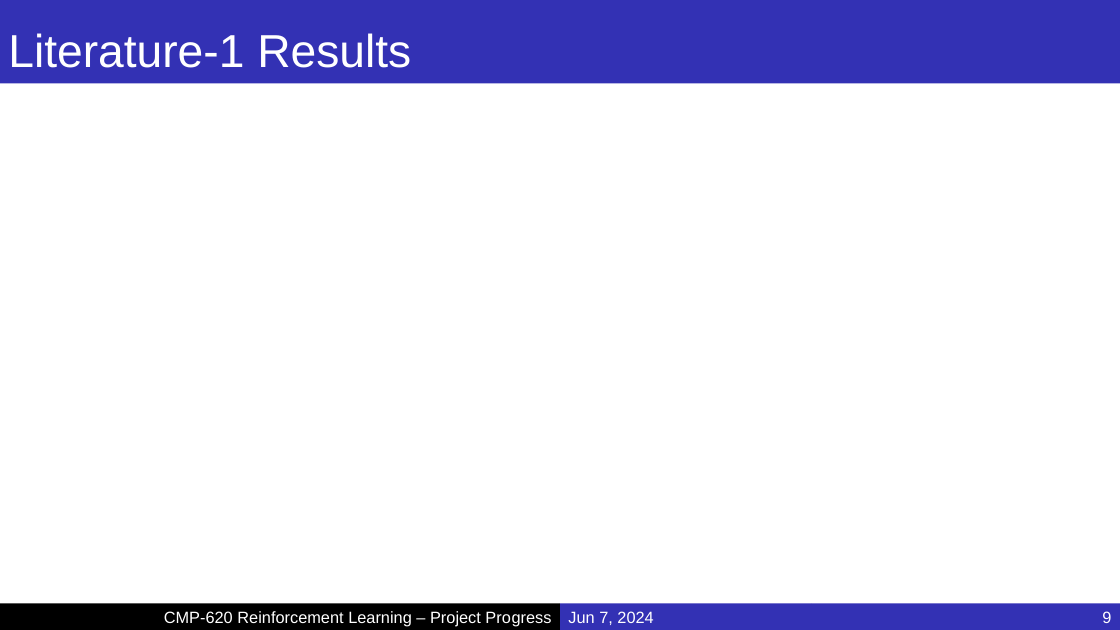
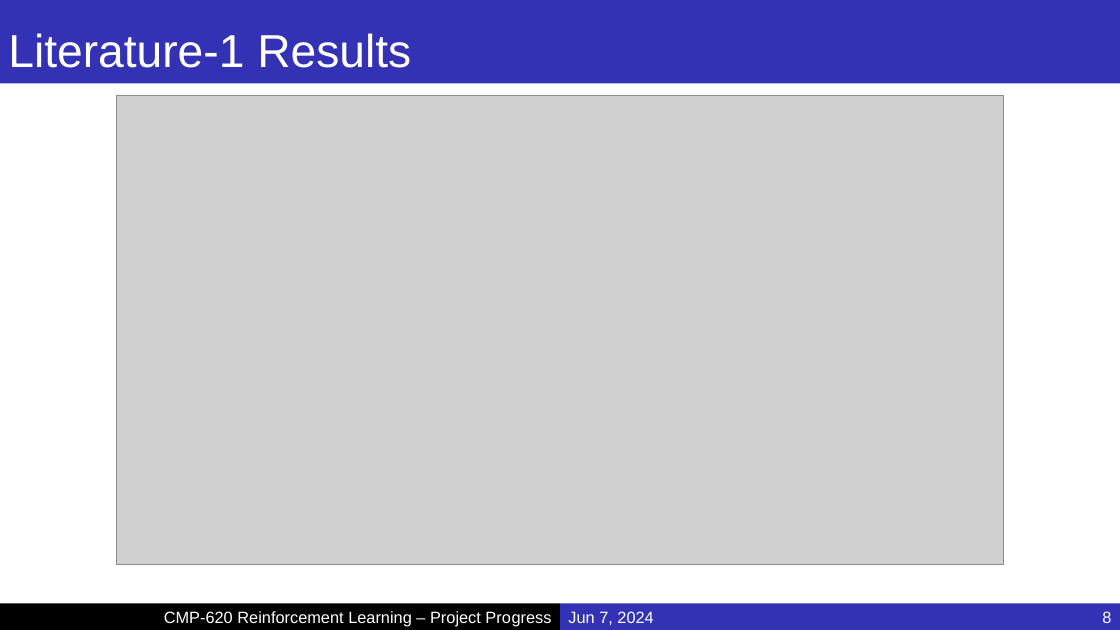
Before and after one commit to MucahidRidvanKaplan/ParrotQuadcopterRL, a slide deck: slide 8 of Presentations/Project_Final.pptx (slide 9 before the commit). Drawn at 1120x630 pixels with LibreOffice and Linux fonts; fonts in the diff are those of the drawing; grey boxes stand for pictures; background and template pictures are left out. Boxes give left, top, right and bottom in pixels: in the first picture for what was removed or moved away, otherwise in the second. Text is boxed around its words. In the diff, an @@ line names an element or a change of style, - is before the commit and + after.

Commit message:
Slide orders is suitable now, only results and conclusion texts should be written

```diff
--- a/Presentations/Project_Final.pptx
+++ b/Presentations/Project_Final.pptx
@@ picture added at bbox=[117, 95, 1003, 565] @@
@@ page number at bbox=[1102, 611, 1111, 623]: text changed @@
-9
+8
```
Also in this commit, not shown: 13 other slides changed, 1 slide removed.
